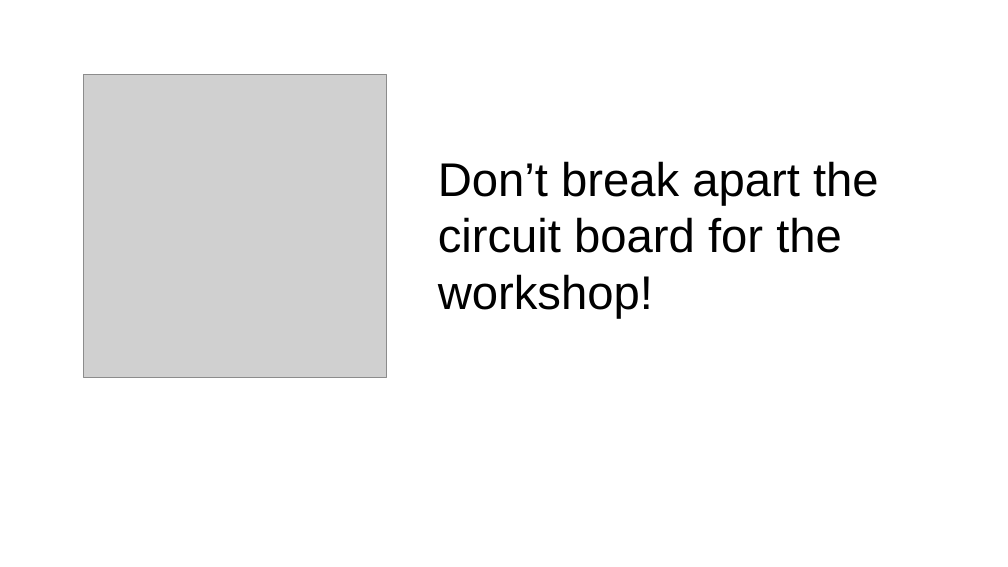
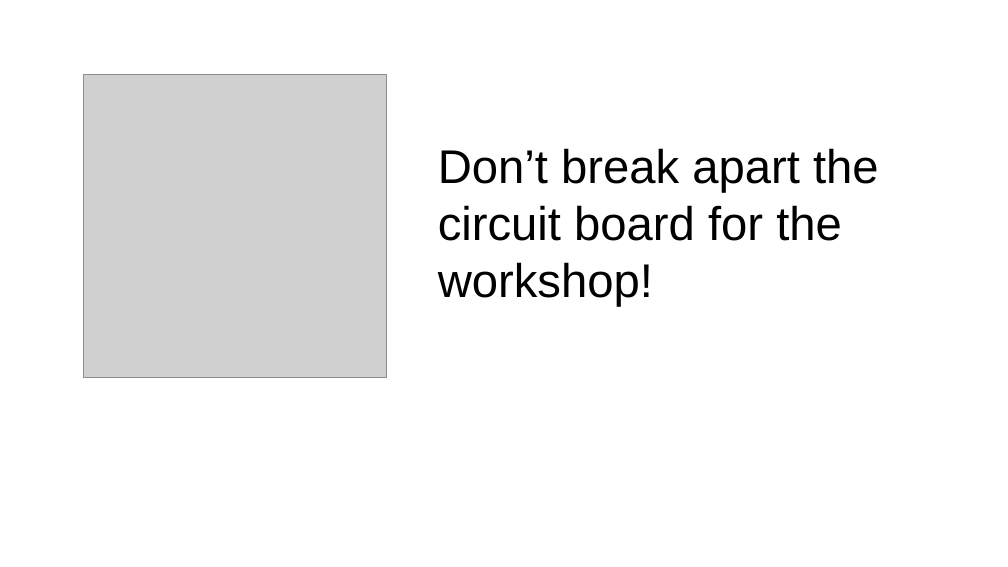
Before and after one commit to outofjungle/YahooOpenHack2013, a slide deck: slide 1 of y-hack-Sunnyvale-2013-workshop.pptx. Drawn at 1008x567 pixels with LibreOffice and Linux fonts; fonts in the diff are those of the drawing; grey boxes stand for pictures; background and template pictures are left out. Boxes give left, top, right and bottom in pixels: in the first picture for what was removed or moved away, otherwise in the second. Text is boxed around its words. In the diff, an @@ line names an element or a change of style, - is before the commit and + after.

```diff
--- a/y-hack-Sunnyvale-2013-workshop.pptx
+++ b/y-hack-Sunnyvale-2013-workshop.pptx
@@ subtitle "Don’t break apart the circuit ...": place and size @@
-subtitle "Don’t break apart the circuit ..." at [438,161,879,319]
+subtitle "Don’t break apart the circuit ..." at [438,148,879,307]
```
Also in this commit, not shown: 1 other slide changed.
